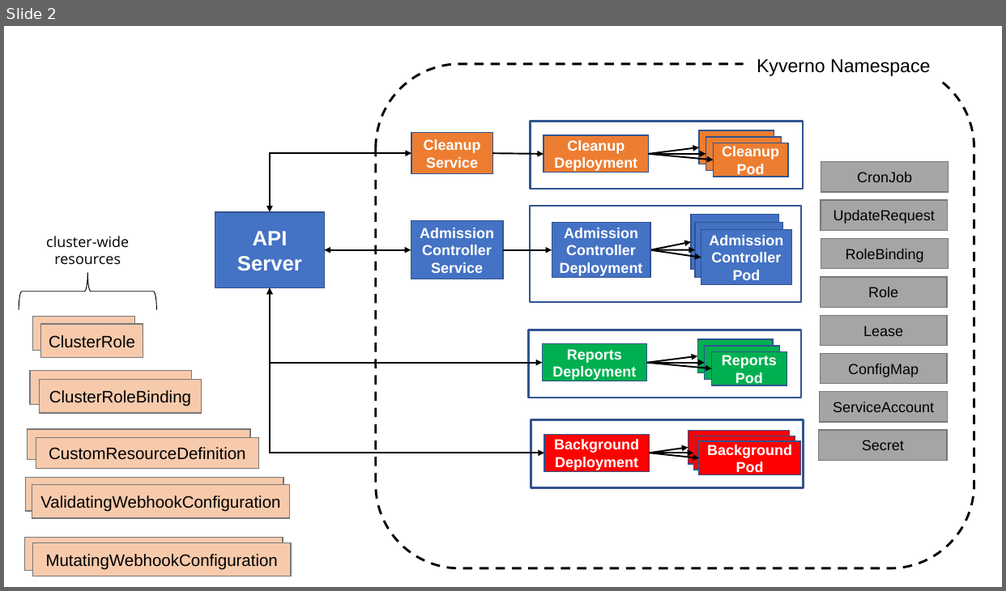
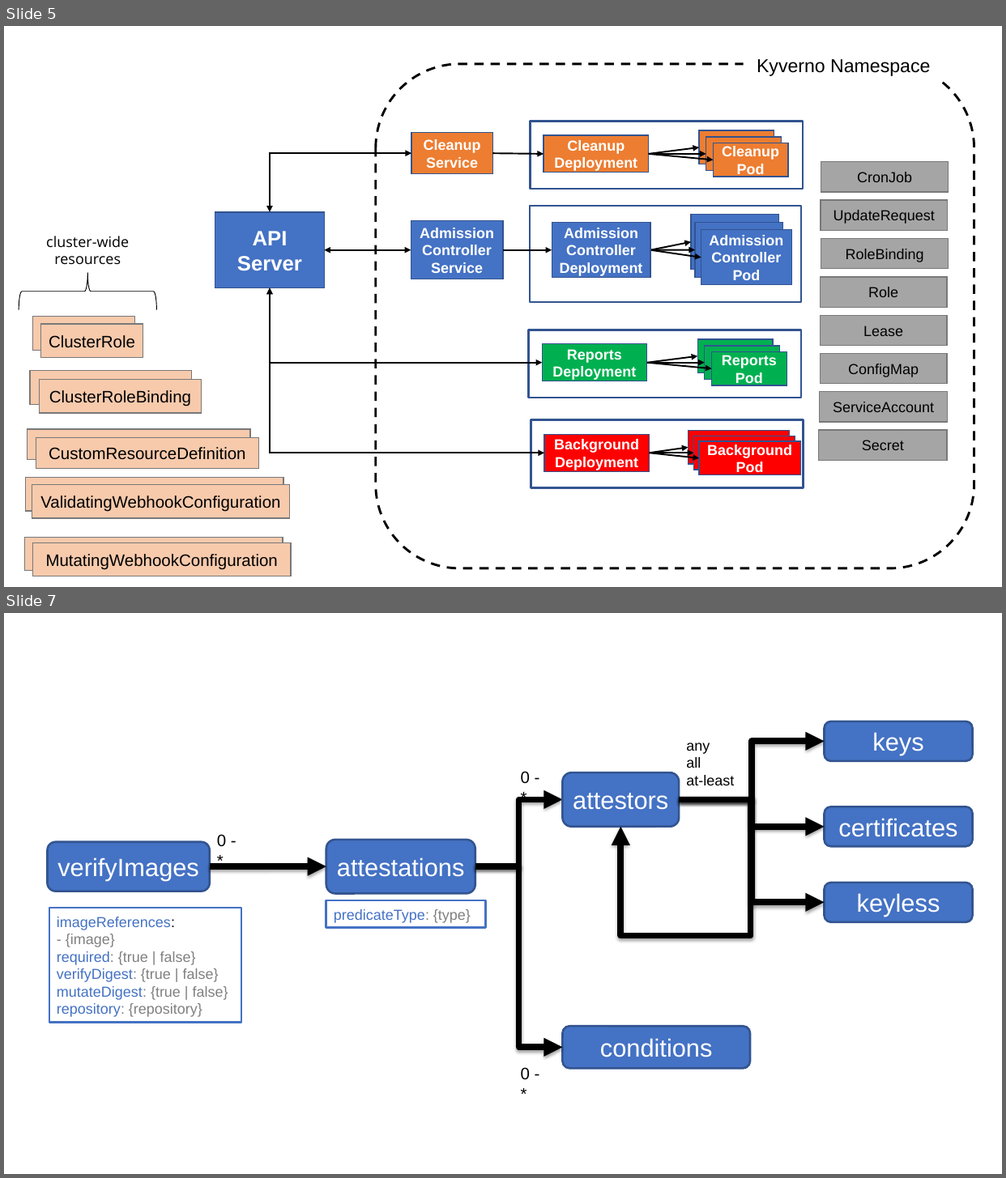
Before and after one commit to kyverno/website, a slide deck: static/images/kyverno_website_graphics.pptx. Shown one above the other, each under a label of ours: slide 2 before the commit, slides 5 and 7 after it; the slides between them are not shown. The pictures are 1006x591 and 1006x1178 pixels, drawn with LibreOffice and Linux fonts; fonts in the diff are those of the drawing. Boxes give left, top, right and bottom in pixels: in the first picture for what was removed or moved away, otherwise in the second. Text is boxed around its words. In the diff, an @@ line names an element or a change of style, - is before the commit and + after.

```diff
--- a/static/images/kyverno_website_graphics.pptx
+++ b/static/images/kyverno_website_graphics.pptx
@@ slide 7 added at [4,613,1002,1174], background #FFFFFF @@
@@ rounded rectangle added at [825,722,973,761], fill #4472C4, outline #325491 2 pt, 24 pt, text #FFFFFF @@
+keys
@@ elbow arrow added from (680, 799) to (825, 741), #000000 6 pt @@
@@ text added at [686,743,734,786], 14 pt, text #000000 @@
+any
+all
+at-least
@@ text added at [521,771,530,784], 16 pt, text #000000 @@
+0 - *
@@ rounded rectangle added at [562,773,680,826], fill #4472C4, outline #325491 2 pt, 24 pt, text #FFFFFF @@
+attestors
@@ elbow arrow added from (475, 867) to (562, 799), #000000 6 pt @@
@@ elbow arrow added from (680, 799) to (621, 826), #000000 6 pt @@
@@ elbow arrow added from (680, 799) to (825, 826), #000000 6 pt @@
@@ elbow arrow added from (680, 799) to (825, 903), #000000 6 pt @@
@@ rounded rectangle added at [825,807,973,846], fill #4472C4, outline #325491 2 pt, 24 pt, text #FFFFFF @@
+certificates
@@ rounded rectangle added at [48,842,210,892], fill #4472C4, outline #325491 2 pt, 24 pt, text #FFFFFF @@
+verifyImages
@@ text added at [217,834,226,847], 16 pt, text #000000 @@
+0 - *
@@ rounded rectangle added at [326,840,475,894], fill #4472C4, outline #325491 2 pt, 24 pt, text #FFFFFF @@
+attestations
@@ elbow arrow added from (210, 867) to (326, 867), #000000 6 pt @@
@@ elbow arrow added from (475, 867) to (562, 1047), #000000 6 pt @@
@@ rounded rectangle added at [326,901,486,928], fill #FFFFFF, outline #4472C4 2 pt, 14 pt, text #4472C4 @@
+predicateType: {type}
@@ rounded rectangle added at [825,883,973,922], fill #4472C4, outline #325491 2 pt, 24 pt, text #FFFFFF @@
+keyless
@@ rectangle added at [49,908,241,1023], fill #FFFFFF, outline #4472C4 2 pt, 14 pt, text #808080 @@
+imageReferences:
+- {image}
+required: {true | false}
+verifyDigest: {true | false}
+mutateDigest: {true | false}
+repository: {repository}
@@ rounded rectangle added at [562,1026,750,1068], fill #4472C4, outline #325491 2 pt, 24 pt, text #FFFFFF @@
+conditions
@@ text added at [521,1067,530,1080], 16 pt, text #000000 @@
+0 - *
@@ what was slide 2 is now slide 5 @@
```
Also in this commit, not shown: 1 slide changed, 3 other slides added, 8 other files.
